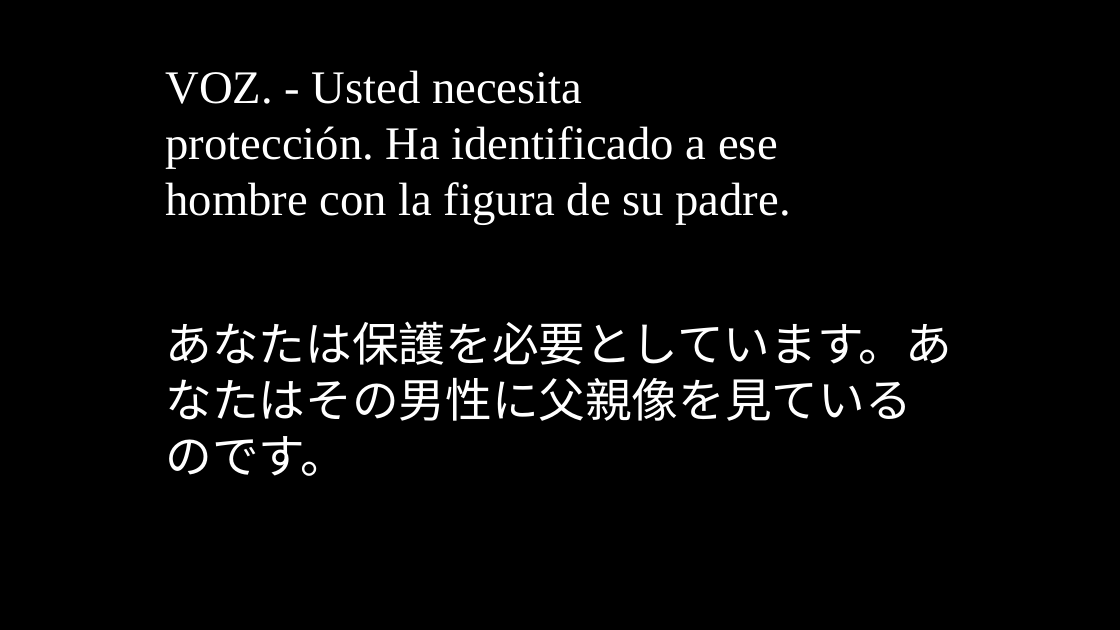
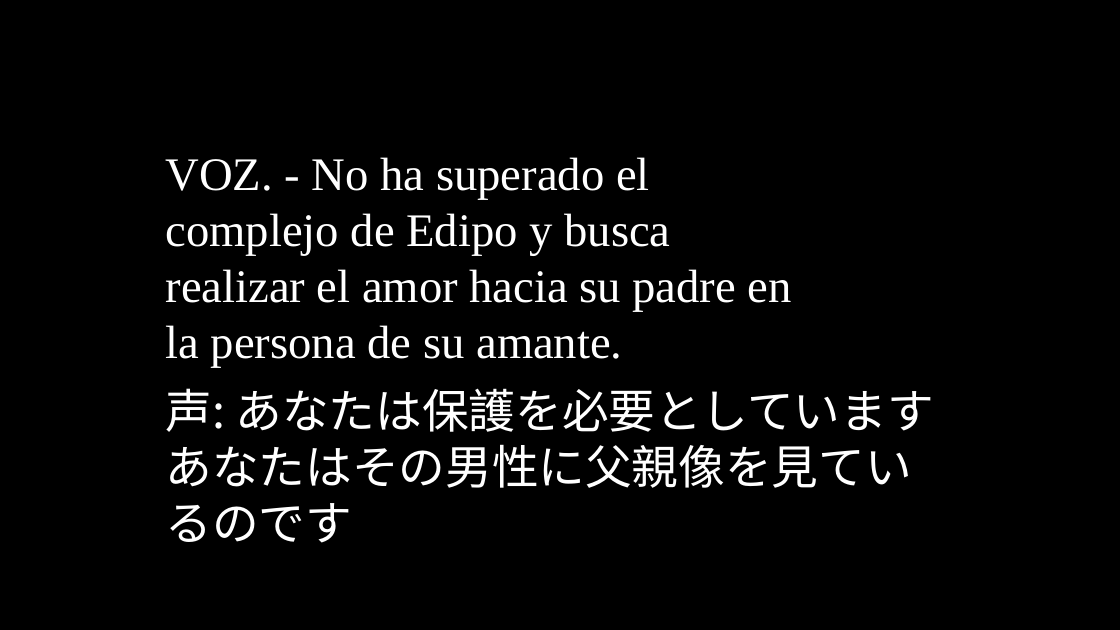
Before and after one commit to oulcggc/lang-drama-caption, a slide deck: slide 137 of complete-cap.pptx (slide 135 before the commit). Drawn at 1120x630 pixels with LibreOffice and Linux fonts; fonts in the diff are those of the drawing. Boxes give left, top, right and bottom in pixels: in the first picture for what was removed or moved away, otherwise in the second. Text is boxed around its words. In the diff, an @@ line names an element or a change of style, - is before the commit and + after.

```diff
--- a/complete-cap.pptx
+++ b/complete-cap.pptx
@@ text removed at [166, 70, 791, 225] @@
-VOZ. - Usted necesita protección. Ha identificado a ese hombre con la figura de su padre.
@@ text added at [166, 157, 792, 368], 40 pt, text #FFFFFF @@
+VOZ. - No ha superado el complejo de Edipo y busca realizar el amor hacia su padre en la persona de su amante.
@@ text at [166, 388, 934, 543]: text changed @@
-あなたは保護を必要としています。あなたはその男性に父親像を見ているのです。
+声: あなたは保護を必要としています あなたはその男性に父親像を見ているのです
```
Also in this commit, not shown: 97 other slides changed, 60 slides added, 60 slides removed, 1 other file.
